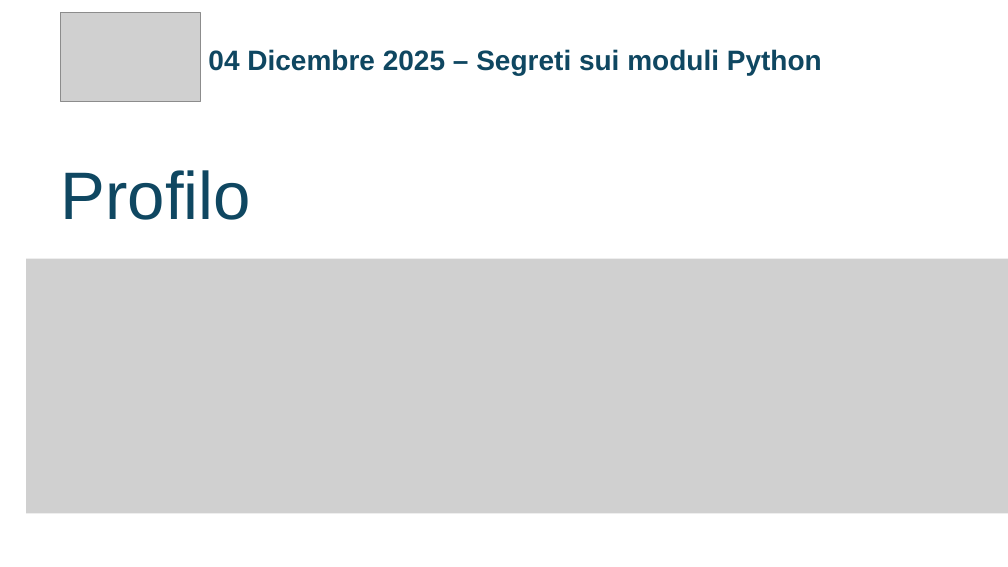
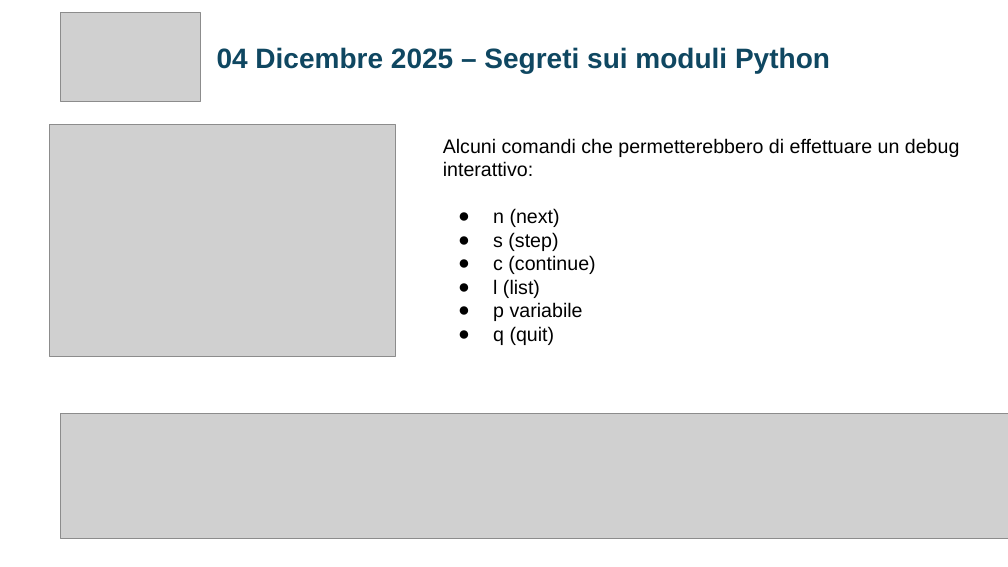
Before and after one commit to jobFrancoNet/segretiModulePython, a slide deck: slide 23 of SEGRETI_MODULI_PYTHON_FINALSLIDE.pptx (slide 2 before the commit). Drawn at 1008x567 pixels with LibreOffice and Linux fonts; fonts in the diff are those of the drawing; grey boxes stand for pictures. Boxes give left, top, right and bottom in pixels: in the first picture for what was removed or moved away, otherwise in the second. Text is boxed around its words. In the diff, an @@ line names an element or a change of style, - is before the commit and + after.

```diff
--- a/SEGRETI_MODULI_PYTHON_FINALSLIDE.pptx
+++ b/SEGRETI_MODULI_PYTHON_FINALSLIDE.pptx
@@ text "04 Dicembre 2025 – Segreti ...": place and size @@
-text "04 Dicembre 2025 – Segreti ..." at [208, 49, 822, 75]
+text "04 Dicembre 2025 – Segreti ..." at [217, 47, 830, 73]
@@ picture added at [50, 124, 396, 357] @@
@@ text added at [443, 138, 960, 345], 14 pt, text #000000 @@
+Alcuni comandi che permetterebbero di effettuare un debug interattivo:
+● n (next)
+● s (step)
+● c (continue)
+● l (list)
+● p variabile
+● q (quit)
@@ text removed at [61, 170, 251, 220] @@
-Profilo
@@ picture removed at [26, 259, 1008, 514] @@
@@ picture added at [60, 413, 1008, 538] @@
```
Also in this commit, not shown: 11 other slides changed, 15 slides added, 6 slides removed, 29 other files.
